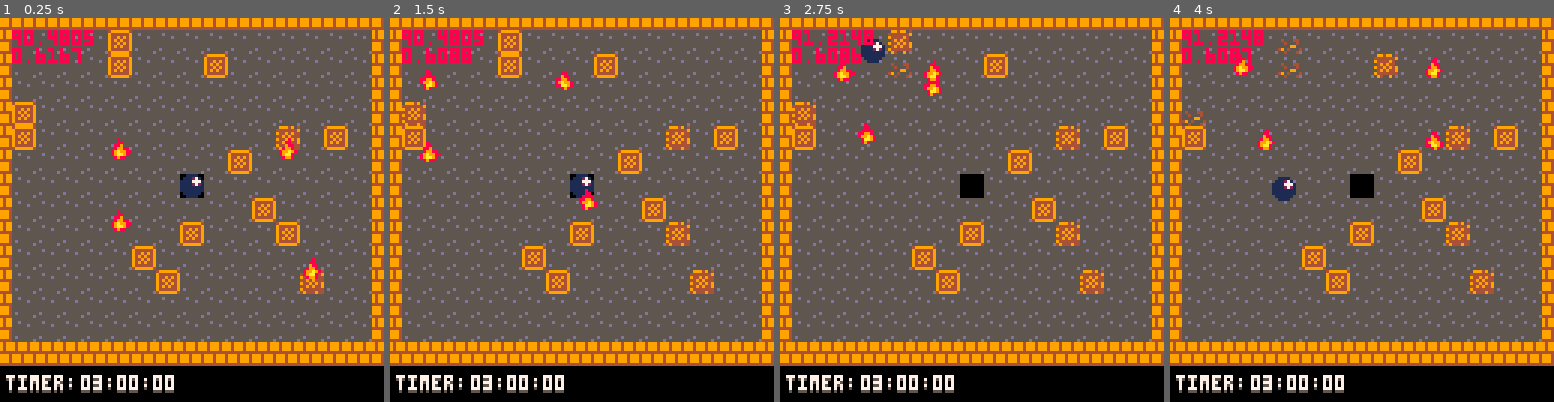
Above: before the commit, frames 1-4 (left to right).
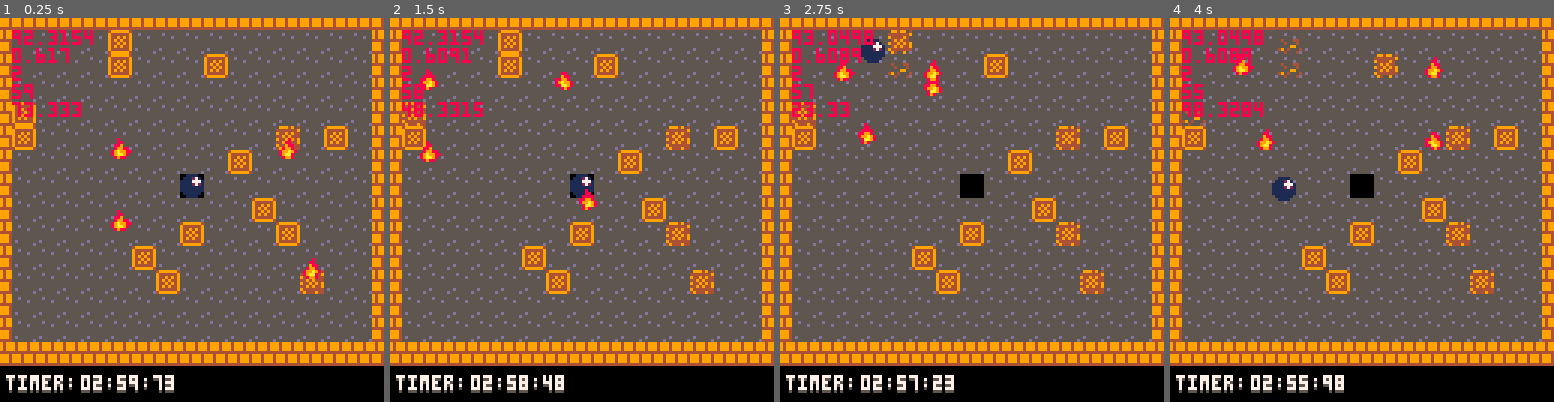
Above: after the commit, the same moments.

Repository: SHKBRD/P8CrateBall
Game: PICO-8 cartridge balltest24.p8
The game is run twice, just before and just after one commit, with the same random seed, the same clock (stepped at 60 frames per second) and the same inputs.
Inputs:
- Up to frame 1 (0.25 s): no input
- Up to frame 2 (1.5 s): tap X (X key) at 0.33, 1.07 s; tap O (Z key) at 0.7 s
- Up to frame 3 (2.75 s): hold Right 1.6-2.1 s; tap O (Z key) at 1.7, 2.1, 2.5 s; tap X (X key) at 1.85 s; hold Up 2.15-2.42 s; hold Right from 2.47 s (still down)
- Up to frame 4 (4 s): tap O (Z key) at 2.9, 3.3, 3.7 s; tap X (X key) at 2.97 s; release Right at 3.03 s; hold Left 3.08-3.58 s; hold Down 3.63-3.97 s

The runs differ from the first frame. In frame 1, 0.9% of the frame differs, in the area x 3-45%, y 3-98%; in frame 2, 0.9%; in frame 3, 0.7%; in frame 4, 0.9%.

Commit message:
add timer tick implementation

Diff:
--- a/balltest24.p8
+++ b/balltest24.p8
@@ -662,6 +662,7 @@
 
  particle_physics()
  tick_actors()
+ tick_clock(false)
 
 end
 
@@ -736,6 +737,27 @@
 are consecutive
 
 ]]
+
+function tick_clock(dir)
+	frame = 1/.6
+	if (dir == true) then
+
+	else
+		clk[3] -= frame
+		if clk[3] < 0 then
+			clk[3] = 100+clk[3]
+			clk[2] -= 1
+			if clk[2] < 0 then
+				clk[2] = 60+clk[2]
+				clk[1] -= 1
+				if clk[1] < 0 then
+					clk[1], clk[2], clk[3] = 0
+				end
+			end
+		end
+	end
+end
+
 function draw_char(inp, x, y)
 	orded = ord(tostr(inp))
 	if orded >=48 and orded <= 57 then
@@ -765,10 +787,11 @@
 
 	per_num_offx = 0
 	for val in all(clk) do
+		val = flr(val)
 		local offx = clkx+per_num_offx
 		num = val%10
 
-		draw_char(flr(val-num), offx, clky)
+		draw_char((val-num)/10, offx, clky)
 		draw_char(num, offx+4, clky)
 
 		--[[
@@ -793,6 +816,9 @@
 
 	print(mem, 16, 16, 8)
 	print(cpu, 16, 22, 8)
+	print(clk[1], 16, 28, 8)
+	print(clk[2], 16, 34, 8)
+	print(clk[3], 16, 40, 8)
 
 end
 
